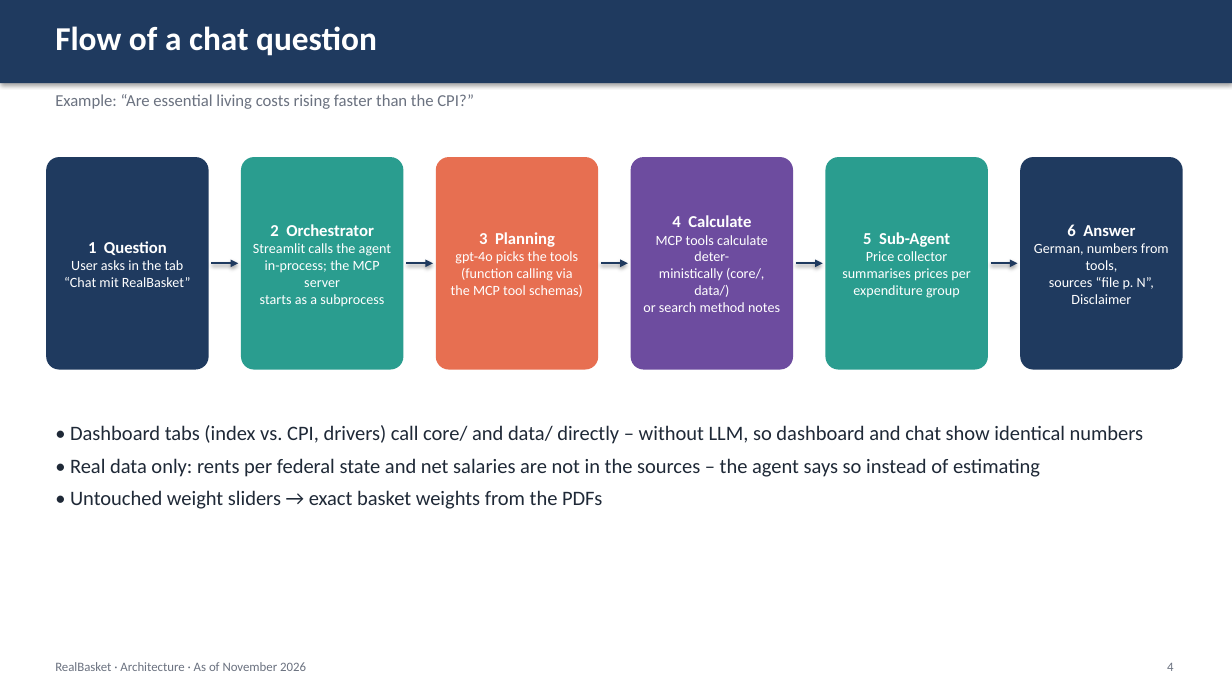
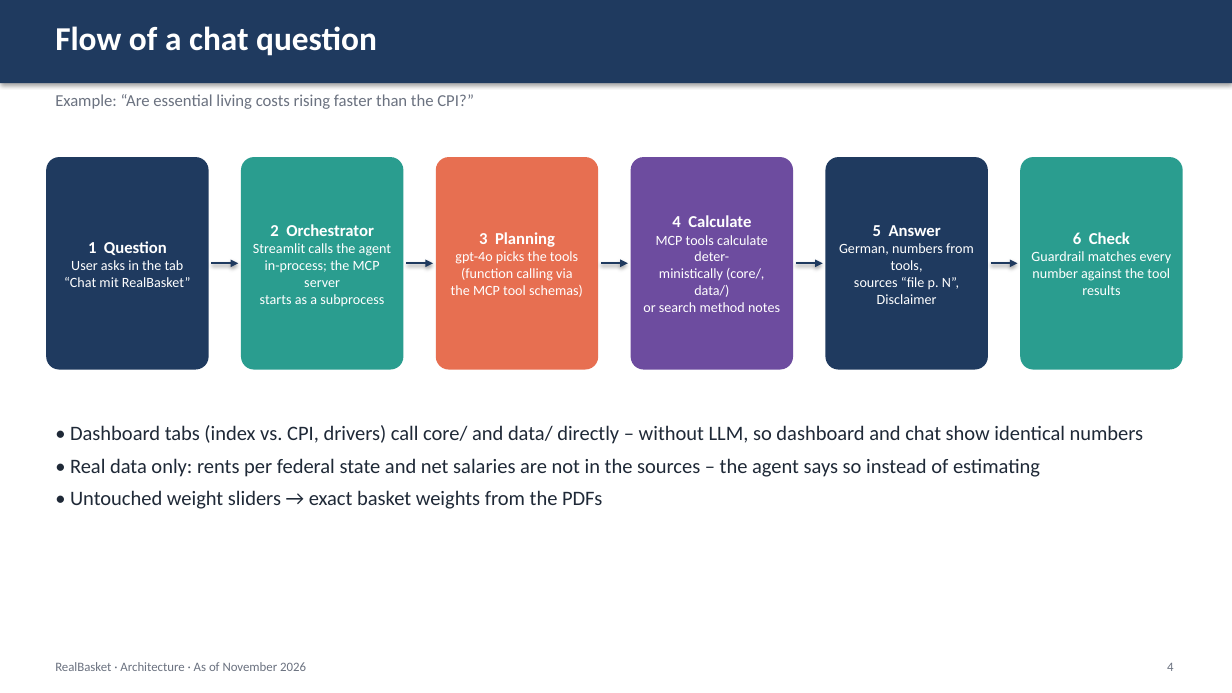
Before and after one commit to ValentinIliu1212/real-basket, a slide deck: slide 4 of docs/architecture/RealBasket_Architecture_Current.pptx. Drawn at 1232x693 pixels with LibreOffice and Linux fonts; fonts in the diff are those of the drawing. Boxes give left, top, right and bottom in pixels: in the first picture for what was removed or moved away, otherwise in the second. Text is boxed around its words. In the diff, an @@ line names an element or a change of style, - is before the commit and + after.

Commit message:
Review fixes: fixed base period, number guardrail, config checks, generated slide figures, CI
- Index always on the full series (base 11/2024): months no longer changes rates (13 gave 2,91 % instead of 2,93 %); YoY matched by date; weights normalised; explicit errors for unweighted/unknown input; invalid investigate_deviation level returns an error

- Number guardrail (agents/guardrail.py) flags unbacked figures in chat and CLI; prompt forbids derived numbers

- Collector sub-agent removed; get_prices returns a deterministic summary

- LLM provider validation (errors fail fast, warnings in sidebar/CLI); .env.example: OPENAI_API_KEY empty with Azure

- One group label 'Verkehr' (as in the source PDFs); deviation rounding documented

- Slide figures computed from the data at build time; decks rebuilt (de/en)

- ruff 0.17, GitHub Actions CI (ruff, pytest, deck build); README: known limitations, review decisions; 70 tests

```diff
--- a/docs/architecture/RealBasket_Architecture_Current.pptx
+++ b/docs/architecture/RealBasket_Architecture_Current.pptx
@@ rounded rectangle "5 Answer" at box(825, 157, 988, 370): fill #2A9D8F to #1F3A5F @@
@@ rounded rectangle "6 Check" at box(1020, 157, 1183, 370): fill #1F3A5F to #2A9D8F @@
@@ text in rounded rectangle at box(839, 225, 974, 304): text changed @@
-5 Sub-Agent
-Price collector
-summarises prices per
-expenditure group
+5 Answer
+German, numbers from tools,
+sources “file p. N”,
+Disclaimer
@@ text in rounded rectangle at box(1031, 232, 1172, 295): text changed @@
-6 Answer
-German, numbers from tools,
-sources “file p. N”,
-Disclaimer
+6 Check
+Guardrail matches every
+number against the tool
+results
```
Also in this commit, not shown: 4 other slides changed, 32 other files.
